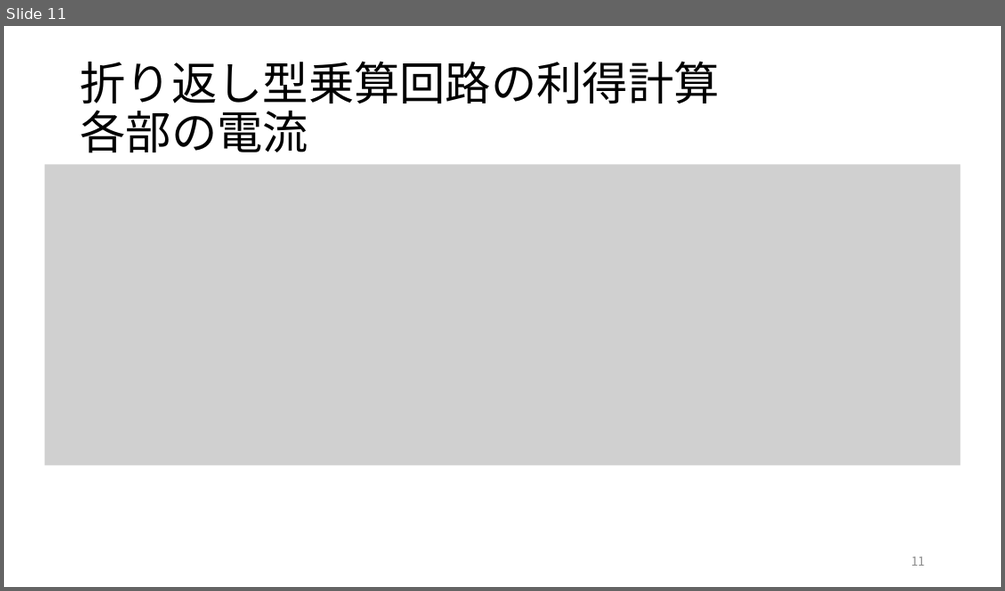
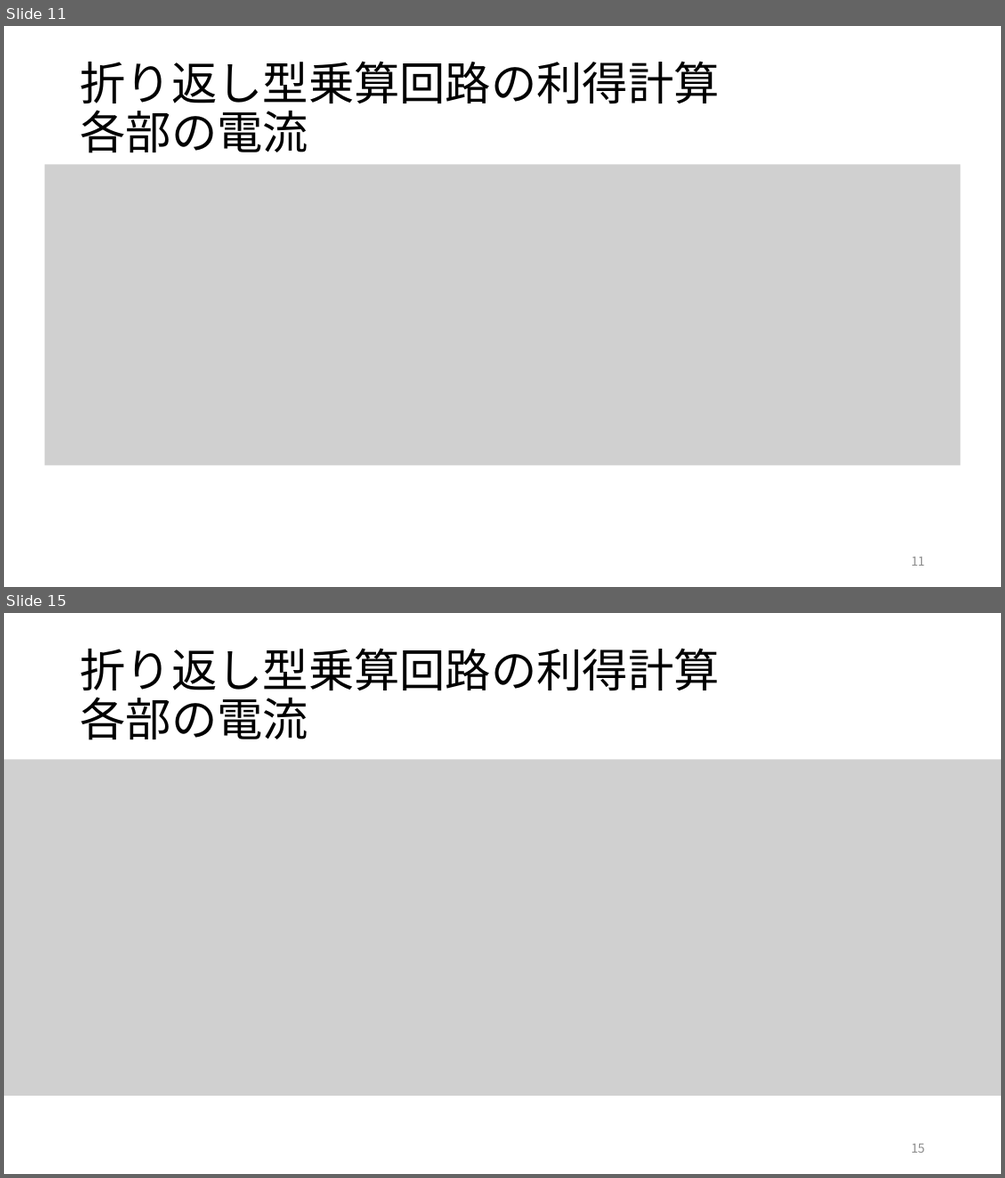
Before and after one commit to kjm-desktop10400/reserch, a slide deck: folded_gilbert/20230710/折り返し型ギルバート乗算回路の設計.pptx. Shown one above the other, each under a label of ours: slide 11 before the commit, slides 11 and 15 after it; the slides between them are not shown. The pictures are 1005x591 and 1005x1178 pixels, drawn with LibreOffice and Linux fonts; fonts in the diff are those of the drawing; grey boxes stand for pictures. Boxes give left, top, right and bottom in pixels: in the first picture for what was removed or moved away, otherwise in the second. Text is boxed around its words. In the diff, an @@ line names an element or a change of style, - is before the commit and + after.

```diff
--- a/folded_gilbert/20230710/折り返し型ギルバート乗算回路の設計.pptx
+++ b/folded_gilbert/20230710/折り返し型ギルバート乗算回路の設計.pptx
@@ slide 15 added at (4,613,1001,1174), background #FFFFFF @@
@@ title added at (80,648,720,740), 44 pt, text #000000 @@
+折り返し型乗算回路の利得計算
+各部の電流
@@ picture added at (4,760,1001,1096) @@
@@ page number added at (911,1143,925,1152), 12 pt, text #8C8C8C @@
+15
```
Also in this commit, not shown: 2 slides changed, 4 other slides added, 2 other files.
